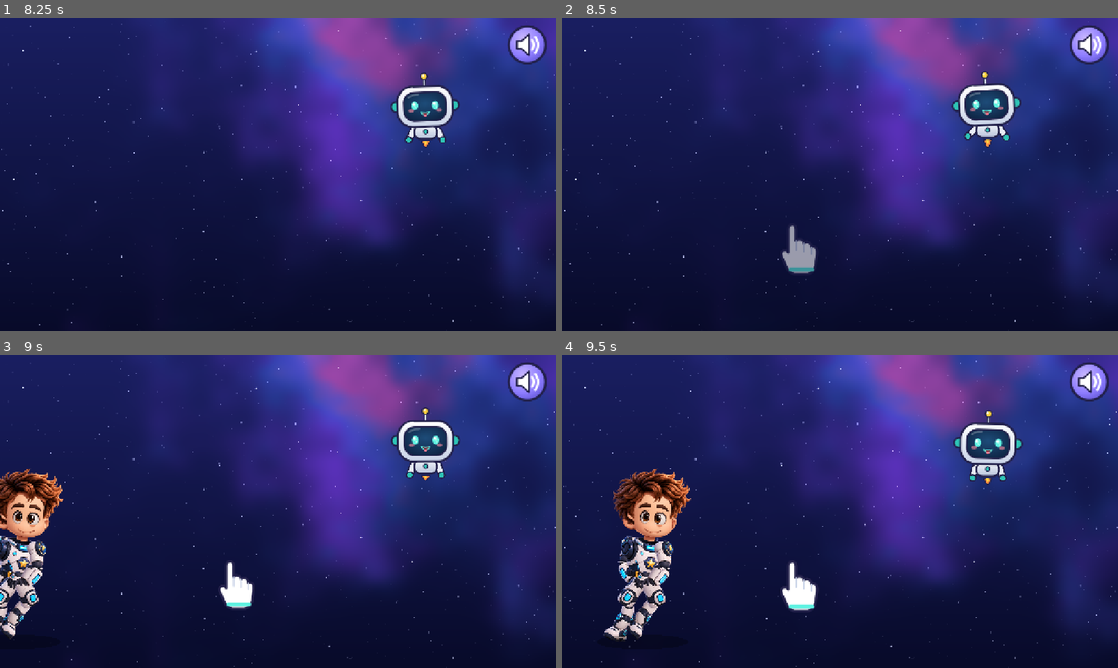
Above: before the commit, frames 1-4 (two rows, left to right).
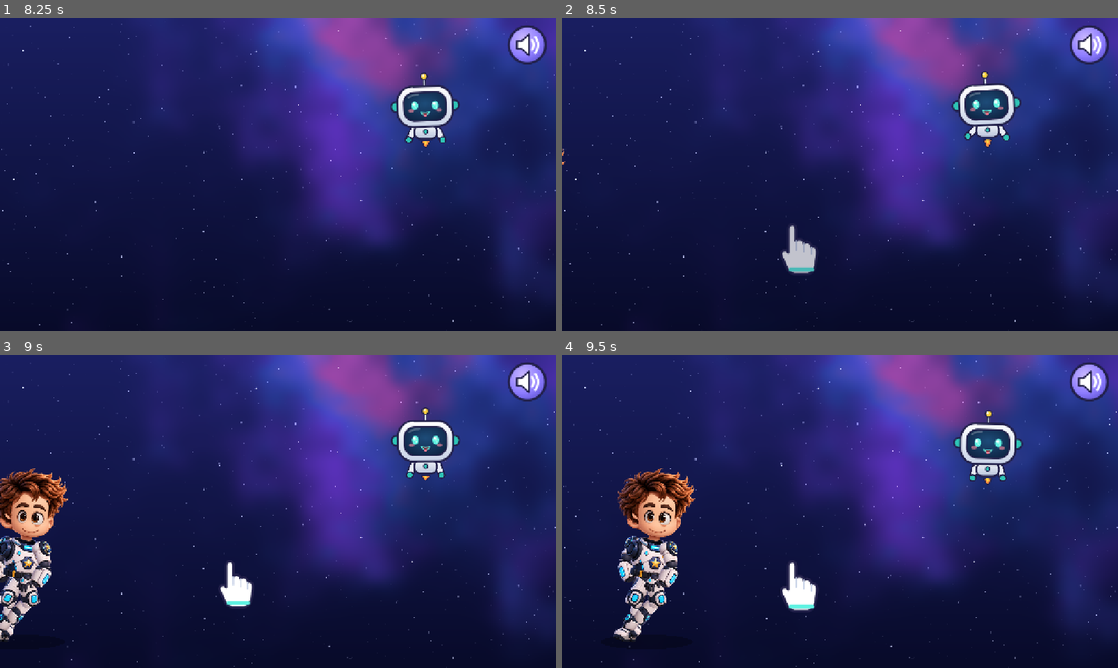
Above: after the commit, the same moments.

Repository: Triiiplox/vinivini
Game: Godot game, scene res://scenes/main.tscn
Same seed, same stepped clock (60 frames per second), same inputs: the game is played once before the commit and once after it.
Inputs (mouse positions are in pixels of both pictures, inside the frame that each line leads up to):
- Up to frame 1 (8.25 s): click (278, 218) at 0.5 s; click (278, 218) at 1.25 s; drag from (528, 46) to (333, 105) at 2.02 s; drag from (166, 190) to (250, 237) at 2.77 s; move the mouse to (333, 105) at 3.52 s; click (333, 105) at 3.67 s; drag from (250, 237) to (111, 127) at 4.27 s; move the mouse to (444, 221) at 5.02 s; click (444, 221) at 5.17 s; drag from (111, 127) to (194, 96) at 5.77 s; move the mouse to (305, 174) at 6.52 s; click (305, 174) at 6.67 s; drag from (194, 96) to (166, 190) at 7.27 s; move the mouse to (400, 158) at 8.02 s; click (400, 158) at 8.17 s
- Up to frame 2 (8.5 s): no input
- Up to frame 3 (9 s): drag from (166, 527) to (250, 574) at 8.77 s
- Up to frame 4 (9.5 s): no input

Frame 1 is identical in both runs. In frame 2, 0.5% of the frame differs, in the area x 0-46%, y 41-82%; in frame 3, 3.3%; in frame 4, 3.8%, in the area x 7-24%, y 36-92%.

Commit message:
Elenco da marca: Cosmo passa a se chamar Astro (falas, histórias, elogios, docs; vozes regeradas)
O nome interno das classes (CosmoRig, cosmo_say) segue igual; só o que a criança ouve/vê mudou.

Co-Authored-By: Claude Opus 5.5 <noreply@anthropic.com>
Claude-Session: https://claude.ai/code/session_01Bfb4hkr2L9M7HoQudLH9pQ

Diff:
--- a/game/content/activities/emotion_recognition.json
+++ b/game/content/activities/emotion_recognition.json
@@ -63,7 +63,7 @@
   "difficulty": 1,
   "type": "emotion",
   "character": "cosmo",
-  "scenario": "Derrubaram a torre de blocos do Cosmo.",
+  "scenario": "Derrubaram a torre de blocos do Astro.",
   "emotion": "bravo",
   "emotion_options": [
    "bravo",
@@ -256,7 +256,7 @@
   "difficulty": 2,
   "type": "emotion",
   "character": "cosmo",
-  "scenario": "O Cosmo vai voar sozinho pela primeira vez.",
+  "scenario": "O Astro vai voar sozinho pela primeira vez.",
   "emotion": "medo",
   "emotion_options": [
    "medo",
@@ -275,7 +275,7 @@
    {
     "text": "Dizer que ele é medroso",
     "kind": false,
-    "feedback": "Todo mundo sente medo às vezes. Vamos encorajar o Cosmo?"
+    "feedback": "Todo mundo sente medo às vezes. Vamos encorajar o Astro?"
    }
   ]
  },
--- a/game/content/feedback/praise.json
+++ b/game/content/feedback/praise.json
@@ -27,7 +27,7 @@
   "Olha só que craque!",
   "A nave aplaudiu!",
   "Estrela de ouro!",
-  "Até o Cosmo pulou de alegria!",
+  "Até o Astro pulou de alegria!",
   "Você manda muito, {name}!",
   "Certinho!",
   "Nossa, que rápido!",
@@ -71,7 +71,7 @@
   "Essa era de comandante experiente!",
   "Nível difícil vencido!",
   "Uau, essa foi das grandes!",
-  "Até o Cosmo achou difícil. E você conseguiu!"
+  "Até o Astro achou difícil. E você conseguiu!"
  ],
  "strategy_reading": [
   "Você leu com atenção!",
--- a/game/content/rewards/items.json
+++ b/game/content/rewards/items.json
@@ -197,7 +197,7 @@
  },
  {
   "id": "acc_robot_pet",
-  "name": "Mini Cosmo",
+  "name": "Mini Astro",
   "slot": "accessory",
   "unlock": {
    "type": "stars",
--- a/game/content/stories/story_robot_lost.json
+++ b/game/content/stories/story_robot_lost.json
@@ -26,7 +26,7 @@
      "icon": "heart"
     },
     {
-     "text": "Chamar o Cosmo para ajudar",
+     "text": "Chamar o Astro para ajudar",
      "next": "n3",
      "tags": [
       "cooperation"
@@ -53,7 +53,7 @@
    "next": "n4"
   },
   "n3": {
-   "text": "O Cosmo chegou voando: — Vamos ajudar juntos! O robozinho contou que perdeu o amigo Bip.",
+   "text": "O Astro chegou voando: — Vamos ajudar juntos! O robozinho contou que perdeu o amigo Bip.",
    "scene": {
     "bg": "mars",
     "chars": [
--- a/game/src/screens/intro_screen.gd
+++ b/game/src/screens/intro_screen.gd
@@ -10,7 +10,7 @@
 func on_enter() -> void:
 	var n := AppState.child_name()
 	lines = [
-		"Oi, comandante %s! Eu sou o Cosmo, seu robô ajudante." % n,
+		"Oi, comandante %s! Eu sou o Astro, seu robô ajudante." % n,
 		"Esta é a nossa nave, a Estrela Azul. Daqui vamos explorar planetas!",
 		"Em cada planeta tem desafios divertidos. Errar faz parte: a gente tenta de novo!",
 		"Vamos começar? Toque em qualquer lugar!",
--- a/game/src/screens/opening_screen.gd
+++ b/game/src/screens/opening_screen.gd
@@ -39,7 +39,7 @@
 		t2.tween_property(cosmo, "position", Vector2(980, 250), 1.0).set_trans(Tween.TRANS_BACK).set_ease(Tween.EASE_OUT)
 		AudioService.play_sfx("beep"))
 	after(3.8, func():
-		var d := cosmo_say(Lines.c("Olá, {name}! Eu sou o Cosmo, o robô da sua nave."))
+		var d := cosmo_say(Lines.c("Olá, {name}! Eu sou o Astro, o robô da sua nave."))
 		after(d + 0.3, _show_avatar))
 
 
Not shown, removed: game/assets/voice/27f237989cce.ogg.import
Not shown, removed: game/assets/voice/4e99cd0d384d.ogg.import
Not shown, added: game/assets/voice/57c26943cc7f.ogg.import
Not shown, added: game/assets/voice/5b4926b2242f.ogg.import
Not shown, added: game/assets/voice/7ddb518771fc.ogg.import
Not shown, added: game/assets/voice/93ae8639e68b.ogg.import
Not shown, removed: game/assets/voice/9a69fcefe8bf.ogg.import
Not shown, removed: game/assets/voice/a56f85d39716.ogg.import
Not shown, removed: game/assets/voice/f46ced47a107.ogg.import
Not shown, added: game/assets/voice/fb3ba65a716c.ogg.import
Not shown, changed: game/assets/voice/manifest.json
Not shown, removed: game/assets/voice/27f237989cce.ogg
(and 16 more such lines)
